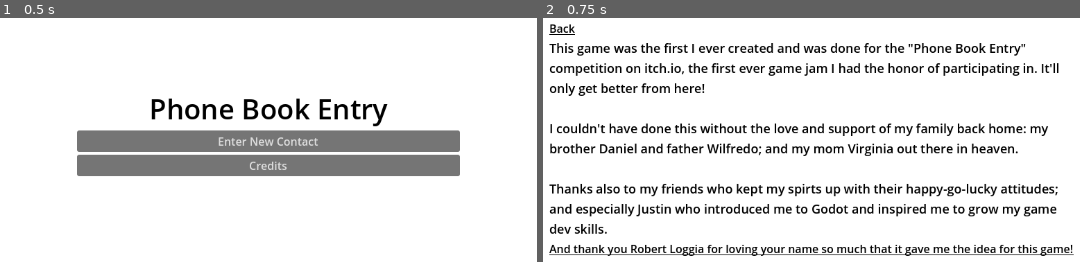
Above: before the commit, frames 1-2 (left to right).
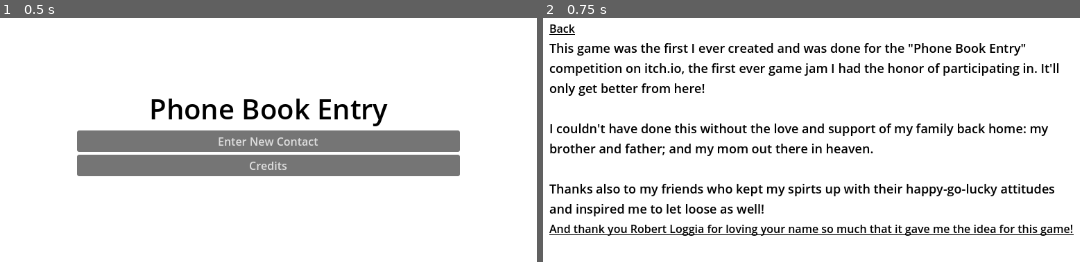
Above: after the commit, the same moments.

Repository: mjcampos/phone_number_entry
Game: Godot game, scene res://Menu/menu.tscn
Two runs of this game, one before a commit and one after it. Both use one fixed random seed, a clock stepped at 60 frames per second and the inputs below.
Inputs:
- Up to frame 1 (0.5 s): no input
- Up to frame 2 (0.75 s): click "Credits" at 0.5 s

Frame 1 is identical in both runs. In frame 2, 8.2% of the frame differs, in the area x 1-99%, y 51-98%.

Commit message:
Updated credits to remove names. Don't want to give away too much personal information

Diff:
--- a/Credits/credits.tscn
+++ b/Credits/credits.tscn
@@ -48,9 +48,9 @@
 layout_mode = 2
 text = "This game was the first I ever created and was done for the \"Phone Book Entry\" competition on itch.io, the first ever game jam I had the honor of participating in. It'll only get better from here!
 
-I couldn't have done this without the love and support of my family back home: my brother Daniel and father Wilfredo; and my mom Virginia out there in heaven.
+I couldn't have done this without the love and support of my family back home: my brother and father; and my mom out there in heaven.
 
-Thanks also to my friends who kept my spirts up with their happy-go-lucky attitudes; and especially Justin who introduced me to Godot and inspired me to grow my game dev skills. "
+Thanks also to my friends who kept my spirts up with their happy-go-lucky attitudes and inspired me to let loose as well!"
 label_settings = SubResource("LabelSettings_cajs1")
 autowrap_mode = 3
 
